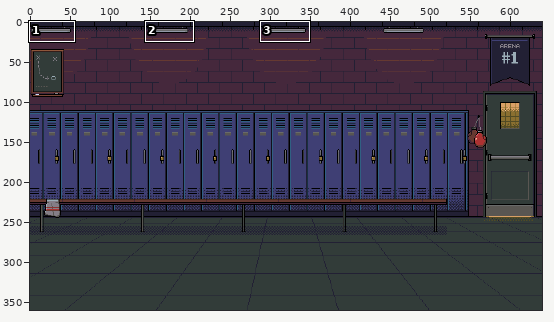
Pixel-art file: Assets/Environment/controls_bg.aseprite. Above: a wide view before the commit, with the close-up outlined.
Close-up. Before the commit:
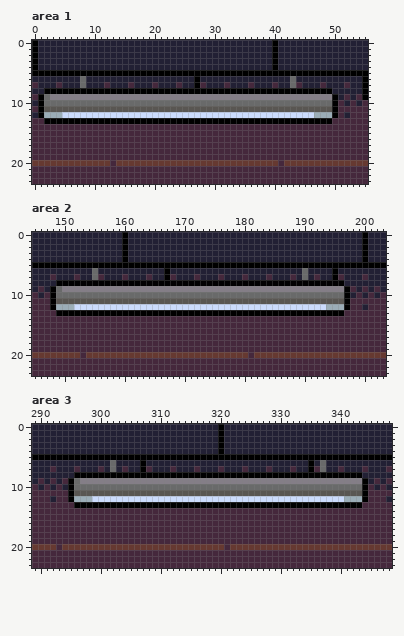
640x360 pixels, 1 frame. Shown: area 1: x 0..55, y 0..23; area 2: x 145..203, y 0..23; area 3: x 289..348, y 0..23. The commit also changed other parts of the picture, which this record leaves out.
After:
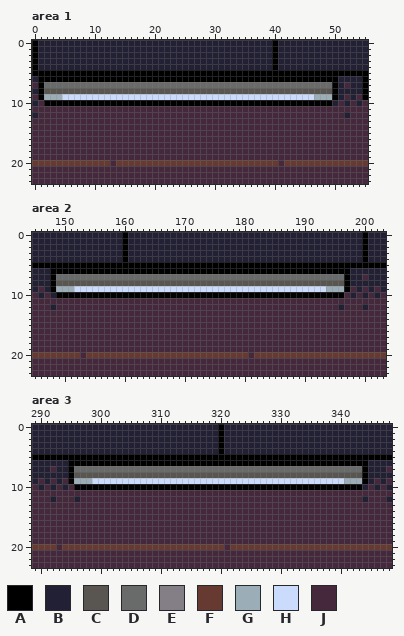
Palette (. is transparent): A #000000  B #222034  C #595652  D #696a6a  E #847e87  F #663931  G #9badb7  H #cbdbfc  J #45283c
From old to new:
--- area 1, layer "lights"
@@ x 0..55 @@
  5 AAAAAAAAAAAAAAAAAAAAAAAAAAAAAAAAAAAAAAAAAAAAAAAAAAAAAAAA
- 6 BBBBBBBBDBBBBBBBBBBBBBBBBBBABBBBBBBBBBBBBBBDBBBBBBBBBBBA
- 7 JBBBJBBBDBBBJBBBJBBBJBBBJBBAJBBBJBBBJBBBJBBDJBBBJBBBJBBA
- 8 BBAAAAAAAAAAAAAAAAAAAAAAAAAAAAAAAAAAAAAAAAAAAAAAAABBBBBA
- 9 JADEEEEEEEEEEEEEEEEEEEEEEEEEEEEEEEEEEEEEEEEEEEEEEEABJBJA
-10 BADDDDDDDDDDDDDDDDDDDDDDDDDDDDDDDDDDDDDDDDDDDDDDDDAJBJBJ
-11 JACCCCCCCCCCCCCCCCCCCCCCCCCCCCCCCCCCCCCCCCCCCCCCCCAJJJJJ
-12 BAGGGHHHHHHHHHHHHHHHHHHHHHHHHHHHHHHHHHHHHHHHHHHGGGAJBJJJ
-13 JJAAAAAAAAAAAAAAAAAAAAAAAAAAAAAAAAAAAAAAAAAAAAAAAAJJJJJJ
+ 6 BAAAAAAAAAAAAAAAAAAAAAAAAAAAAAAAAAAAAAAAAAAAAAAAAAABBBBA
+ 7 JADDDDDDDDDDDDDDDDDDDDDDDDDDDDDDDDDDDDDDDDDDDDDDDDABJBBA
+ 8 BACCCCCCCCCCCCCCCCCCCCCCCCCCCCCCCCCCCCCCCCCCCCCCCCABBBBA
+ 9 JAGGGHHHHHHHHHHHHHHHHHHHHHHHHHHHHHHHHHHHHHHHHHHGGGABJBJA
+10 BJAAAAAAAAAAAAAAAAAAAAAAAAAAAAAAAAAAAAAAAAAAAAAAAABJBJBJ
+11 JJJJJJJJJJJJJJJJJJJJJJJJJJJJJJJJJJJJJJJJJJJJJJJJJJJJJJJJ
+12 BJJJJJJJJJJJJJJJJJJJJJJJJJJJJJJJJJJJJJJJJJJJJJJJJJJJBJJJ
+13 JJJJJJJJJJJJJJJJJJJJJJJJJJJJJJJJJJJJJJJJJJJJJJJJJJJJJJJJ
 14 JJJJJJJJJJJJJJJJJJJJJJJJJJJJJJJJJJJJJJJJJJJJJJJJJJJJJJJJ
--- area 2, layer "lights"
@@ x 145..203 @@
  5 AAAAAAAAAAAAAAAAAAAAAAAAAAAAAAAAAAAAAAAAAAAAAAAAAAAAAAAAAAA
- 6 BBBBBBBBBBDBBBBBBBBBBBABBBBBBBBBBBBBBBBBBBBBBDBBBBABBBBBBBB
- 7 BBBJBBBJBBDJBBBJBBBJBBAJBBBJBBBJBBBJBBBJBBBJBDBJBBAJBBBJBBB
- 8 BBBBAAAAAAAAAAAAAAAAAAAAAAAAAAAAAAAAAAAAAAAAAAAAAAAABBBBBBB
- 9 BJBADEEEEEEEEEEEEEEEEEEEEEEEEEEEEEEEEEEEEEEEEEEEEEEEAJBJBJB
-10 JBJADDDDDDDDDDDDDDDDDDDDDDDDDDDDDDDDDDDDDDDDDDDDDDDDABJBJBJ
-11 JJJACCCCCCCCCCCCCCCCCCCCCCCCCCCCCCCCCCCCCCCCCCCCCCCCAJJJJJJ
-12 JJJAGGGHHHHHHHHHHHHHHHHHHHHHHHHHHHHHHHHHHHHHHHHHHGGGAJJBJJJ
-13 JJJJAAAAAAAAAAAAAAAAAAAAAAAAAAAAAAAAAAAAAAAAAAAAAAAAJJJJJJJ
+ 6 BBBAAAAAAAAAAAAAAAAAAAAAAAAAAAAAAAAAAAAAAAAAAAAAAAAAABBBBBB
+ 7 BBBADDDDDDDDDDDDDDDDDDDDDDDDDDDDDDDDDDDDDDDDDDDDDDDDABBJBBB
+ 8 BBBACCCCCCCCCCCCCCCCCCCCCCCCCCCCCCCCCCCCCCCCCCCCCCCCABBBBBB
+ 9 BJBAGGGHHHHHHHHHHHHHHHHHHHHHHHHHHHHHHHHHHHHHHHHHHGGGAJBJBJB
+10 JBJBAAAAAAAAAAAAAAAAAAAAAAAAAAAAAAAAAAAAAAAAAAAAAAAAJBJBJBJ
+11 JJJJJJJJJJJJJJJJJJJJJJJJJJJJJJJJJJJJJJJJJJJJJJJJJJJJJJJJJJJ
+12 JJJBJJJJJJJJJJJJJJJJJJJJJJJJJJJJJJJJJJJJJJJJJJJJJJJBJJJBJJJ
+13 JJJJJJJJJJJJJJJJJJJJJJJJJJJJJJJJJJJJJJJJJJJJJJJJJJJJJJJJJJJ
 14 JJJJJJJJJJJJJJJJJJJJJJJJJJJJJJJJJJJJJJJJJJJJJJJJJJJJJJJJJJJ
--- area 3, layer "lights"
@@ x 289..348 @@
  5 AAAAAAAAAAAAAAAAAAAAAAAAAAAAAAAAAAAAAAAAAAAAAAAAAAAAAAAAAAAA
- 6 BBBBBBBBBBBBBDBBBBABBBBBBBBBBBBBBBBBBBBBBBBBBBABDBBBBBBBBBBB
- 7 BBBJBBBJBBBJBDBJBBAJBBBJBBBJBBBJBBBJBBBJBBBJBBAJDBBJBBBJBBBJ
- 8 BBBBBBBAAAAAAAAAAAAAAAAAAAAAAAAAAAAAAAAAAAAAAAAAAAAAAAABBBBB
- 9 BJBJBJADEEEEEEEEEEEEEEEEEEEEEEEEEEEEEEEEEEEEEEEEEEEEEEEABJBJ
-10 JBJBJBADDDDDDDDDDDDDDDDDDDDDDDDDDDDDDDDDDDDDDDDDDDDDDDDAJBJB
-11 JJJJJJACCCCCCCCCCCCCCCCCCCCCCCCCCCCCCCCCCCCCCCCCCCCCCCCAJJJJ
-12 JJJBJJAGGGHHHHHHHHHHHHHHHHHHHHHHHHHHHHHHHHHHHHHHHHHHGGGAJJJB
-13 JJJJJJJAAAAAAAAAAAAAAAAAAAAAAAAAAAAAAAAAAAAAAAAAAAAAAAAJJJJJ
+ 6 BBBBBBAAAAAAAAAAAAAAAAAAAAAAAAAAAAAAAAAAAAAAAAAAAAAAAAAABBBB
+ 7 BBBJBBADDDDDDDDDDDDDDDDDDDDDDDDDDDDDDDDDDDDDDDDDDDDDDDDABBBJ
+ 8 BBBBBBACCCCCCCCCCCCCCCCCCCCCCCCCCCCCCCCCCCCCCCCCCCCCCCCABBBB
+ 9 BJBJBJAGGGHHHHHHHHHHHHHHHHHHHHHHHHHHHHHHHHHHHHHHHHHHGGGABJBJ
+10 JBJBJBJAAAAAAAAAAAAAAAAAAAAAAAAAAAAAAAAAAAAAAAAAAAAAAAABJBJB
+11 JJJJJJJJJJJJJJJJJJJJJJJJJJJJJJJJJJJJJJJJJJJJJJJJJJJJJJJJJJJJ
+12 JJJBJJJBJJJJJJJJJJJJJJJJJJJJJJJJJJJJJJJJJJJJJJJJJJJJJJJBJJJB
+13 JJJJJJJJJJJJJJJJJJJJJJJJJJJJJJJJJJJJJJJJJJJJJJJJJJJJJJJJJJJJ
 14 JJJJJJJJJJJJJJJJJJJJJJJJJJJJJJJJJJJJJJJJJJJJJJJJJJJJJJJJJJJJ
